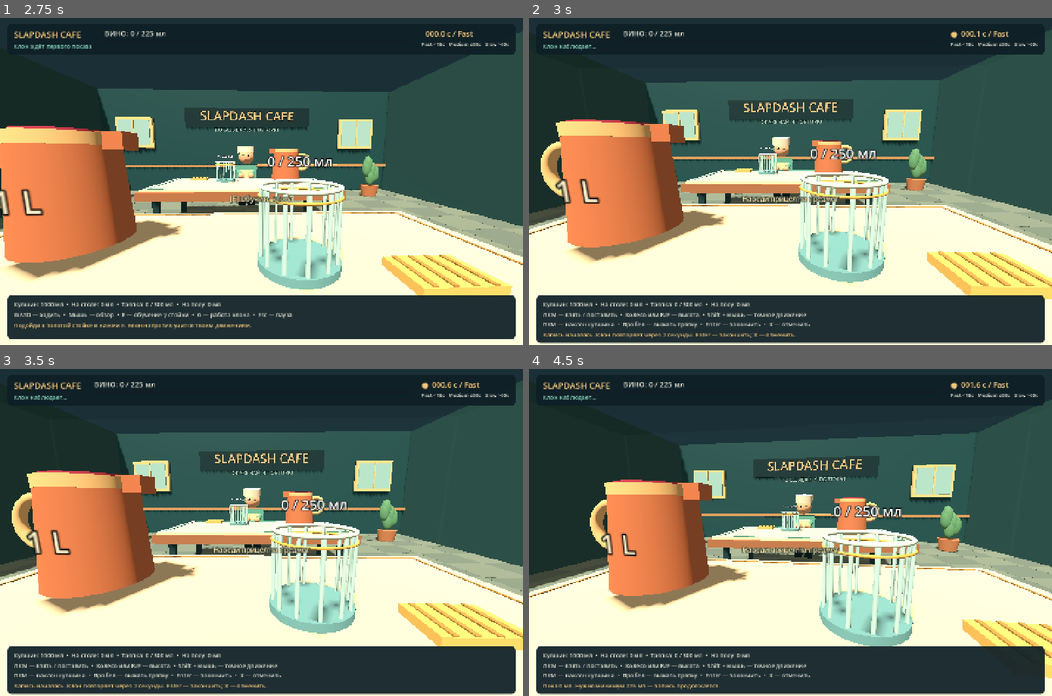
Above: before the commit, frames 1-4 (two rows, left to right).
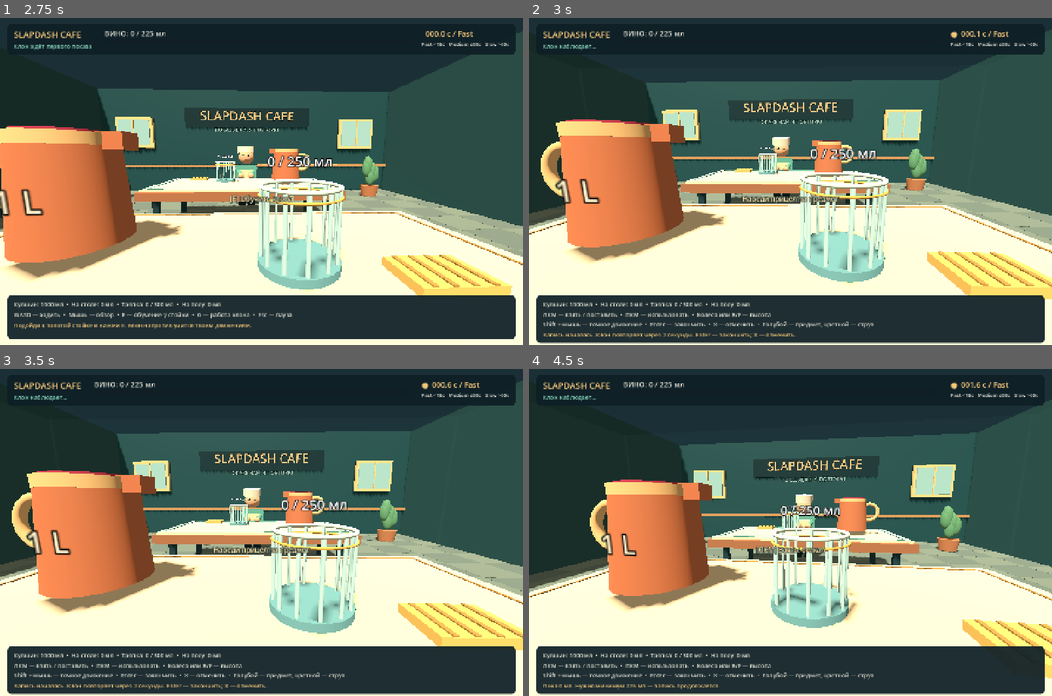
Above: after the commit, the same moments.

Repository: cubatorstvo/slapdash-cafe
Game: Godot game, scene res://scenes/cafe.tscn
The game is run twice, just before and just after one commit, with the same random seed, the same clock (stepped at 60 frames per second) and the same inputs.
Inputs (mouse positions are in pixels of both pictures, inside the frame that each line leads up to):
- Up to frame 1 (2.75 s): tap Enter at 0.5 s; move the mouse to (287, 181) at 0.52 s; hold Shift 0.53-1.28 s; hold W from 0.53 s (still down); click (287, 181) at 0.67 s; tap Space at 0.77, 0.8, 1.07, 1.35, 1.52, 1.82, 2.3 s; move the mouse to (235, 181) at 1.27 s; click (235, 181) at 1.42 s; tap Shift at 1.55 s; move the mouse to (271, 174) at 2.02 s; hold Shift from 2.03 s (still down); click (271, 174) at 2.17 s
- Up to frame 2 (3 s): keep holding W; move the mouse to (785, 188) at 2.77 s; release Shift at 2.78 s; tap E at 2.85 s; click (785, 188) at 2.92 s
- Up to frame 3 (3.5 s): keep holding W; tap Space at 3.02, 3.32 s; tap Shift at 3.05 s
- Up to frame 4 (4.5 s): keep holding W; move the mouse to (827, 535) at 3.52 s; hold Space 3.53-4.28 s; tap Enter at 3.6 s; click (827, 535) at 3.67 s; move the mouse to (748, 529) at 4.27 s; tap Keypad Enter at 4.35 s; click (748, 529) at 4.42 s

Frame 1 is identical in both runs. In frame 2, 0.7% of the frame differs, in the area x 2-66%, y 90-95%; in frame 3, 0.7%; in frame 4, 7.7%, in the area x 2-75%, y 41-95%.

Commit message:
Smooth held-item motion at table edges, add position guides and unify RMB use

Diff:
--- a/scripts/cafe.gd
+++ b/scripts/cafe.gd
@@ -9,6 +9,7 @@
 const SAVE_PATH := "user://fps_station_recording.json"
 const TICK := 1.0 / 60.0
 const DELAY_TICKS := 120
+const ITEM_MOVE_SPEED := 6.0
 const ITEM_NAMES := {"jug": "кувшин", "cup": "стакан", "rag": "тряпка"}
 
 var live := Model.new()
@@ -32,7 +33,7 @@
 var cycle_time := 0.0
 var session_paused := false
 var precision_active := false
-var grip_offset := Vector2.ZERO
+var grip_direction := Vector3.FORWARD
 var tick_count := 0
 var barrier_bodies: Array[StaticBody3D] = []
 var barrier_meshes: Array[MeshInstance3D] = []
@@ -165,14 +166,13 @@
 			MOUSE_BUTTON_WHEEL_UP: live.lift_held(0.08)
 			MOUSE_BUTTON_WHEEL_DOWN: live.lift_held(-0.08)
 
-func _aim_on_table() -> Variant:
-	var ray := -camera.global_basis.z
-	if ray.y > -0.035: return null
-	var plane := Plane(Vector3.UP, training.global_position.y + Model.BASE_Y)
-	var hit = plane.intersects_ray(camera.global_position, ray)
-	if hit == null or camera.global_position.distance_to(hit) > 3.4: return null
-	var local := training.to_local(hit)
-	return Vector2(local.x, local.z)
+func _held_target() -> Vector2:
+	var origin := training.to_local(camera.global_position)
+	var ray := training.global_basis.inverse() * camera.global_basis * grip_direction
+	# A shallow/upward gaze continues along the far edge instead of losing the ray.
+	var reach := maxf(origin.y - Model.BASE_Y, 0.01) / maxf(-ray.y, 0.08)
+	var point := origin + ray * reach
+	return Vector2(point.x, point.z).clamp(-Model.BOUNDS, Model.BOUNDS)
 
 func _grab(item: String) -> void:
 	if not recording or session_paused or item.is_empty(): return
@@ -180,8 +180,11 @@
 	_reanchor_grip()
 
 func _reanchor_grip() -> void:
-	var aim = _aim_on_table()
-	if aim != null and not live.held.is_empty(): grip_offset = live.get(live.held) - aim
+	if live.held.is_empty(): return
+	var point: Vector2 = live.get(live.held)
+	var anchor := training.to_global(Vector3(point.x, Model.BASE_Y, point.y))
+	# Anchor the actual item, even when the crosshair picked its handle or upper rim.
+	grip_direction = camera.global_basis.inverse() * (anchor - camera.global_position).normalized()
 
 func _move_precisely(movement: Vector2) -> void:
 	var right := training.global_basis.inverse() * camera.global_basis.x
@@ -204,12 +207,13 @@
 		precision_active = precise
 		if not live.held.is_empty():
 			if not precise:
-				var aim = _aim_on_table()
-				if aim != null: live.move_item(live.held, aim + grip_offset)
+				var current: Vector2 = live.get(live.held)
+				live.move_item(live.held, current.move_toward(_held_target(), ITEM_MOVE_SPEED * delta))
 			var lift := float(Input.is_physical_key_pressed(KEY_R)) - float(Input.is_physical_key_pressed(KEY_F))
 			live.lift_held(lift * 0.55 * delta)
-		var tipping := live.held == "jug" and Input.is_mouse_button_pressed(MOUSE_BUTTON_RIGHT)
-		live.step(delta, tipping, not tipping, Input.is_physical_key_pressed(KEY_SPACE))
+		var using_item := Input.is_mouse_button_pressed(MOUSE_BUTTON_RIGHT)
+		var tipping := live.held == "jug" and using_item
+		live.step(delta, tipping, not tipping, live.held == "rag" and using_item)
 		_capture_pose()
 		frames.append(live.snapshot())
 		elapsed = frames.size() * TICK
@@ -335,15 +339,18 @@
 	hud.controls.text = "WASD — ходить  •  Мышь — обзор  •  E — обучение у стойки  •  G — работа клона  •  Esc — пауза"
 	hud.prompt.text = "[E] Обучить клона" if can_start_recording() else ""
 	if recording:
-		hud.controls.text = "ЛКМ — взять / поставить  •  Колесо или R/F — высота  •  Shift + мышь — точное движение\nПКМ — наклон кувшина  •  Пробел — выжать тряпку  •  Enter — закончить  •  X — отменить"
+		hud.controls.text = "ЛКМ — взять / поставить  •  ПКМ — использовать  •  Колесо или R/F — высота\nShift + мышь — точное движение  •  Enter — закончить  •  X — отменить  •  Голубой — предмет, цветной — струя"
 		if live.held.is_empty():
 			var hovered: String = training.pick_item(camera)
 			hud.prompt.text = "[ЛКМ] Взять: " + ITEM_NAMES[hovered] if not hovered.is_empty() else "Наведи прицел на предмет"
 		else:
 			var height := float(live.elevations[live.held])
 			hud.prompt.text = "%s  /  Высота: %d см" % [ITEM_NAMES[live.held].capitalize(), roundi(height * 100)]
+			if live.held == "jug": hud.prompt.text += "\n[ПКМ] Наклонять и наливать"
 			if live.held == "rag":
-				hud.prompt.text += "\nОпусти к столу, чтобы вытереть" if height > 0.10 and not Input.is_physical_key_pressed(KEY_SPACE) else ""
+				hud.prompt.text += "\n[ПКМ] Выжать тряпку" if live.soaked > 0 else "\nТряпка сухая — опусти её на лужу"
+				if live.soaked > 0 and height > 0.10 and not Input.is_mouse_button_pressed(MOUSE_BUTTON_RIGHT):
+					hud.prompt.text += "\nДля вытирания опусти к столу"
 			var aim: Vector2 = live.rag if live.held == "rag" else live.spout_target()
 			if live.held in ["jug", "rag"] and aim.distance_to(live.cup) <= Model.CUP_RADIUS and not live.can_fill_at(aim, live.source_height()):
 				hud.prompt.text += "\nПодними выше края стакана: колесо ↑"
--- a/scripts/station_view.gd
+++ b/scripts/station_view.gd
@@ -14,6 +14,8 @@
 var jug_liquid: MeshInstance3D
 var stream: MeshInstance3D
 var target_ring: MeshInstance3D
+var grip_marker: Node3D
+var height_dashes: Array[MeshInstance3D] = []
 var spill_meshes: Array[MeshInstance3D] = []
 var fill_label: Label3D
 var worker: Node3D
@@ -54,11 +56,50 @@
 	ring.outer_radius = 0.18
 	target_ring = Props.shape(self, ring, Vector3.ZERO, Color("f3a963"))
 	target_ring.visible = false
+	_build_grip_marker()
 	fill_label = Props.text(self, "0 / 250 мл", Vector3(0, 2.2, 0), 20, Color("ffffff"))
 	fill_label.pixel_size = 0.004
 	fill_label.billboard = BaseMaterial3D.BILLBOARD_ENABLED
 	if production:
 		_build_worker()
+
+func _build_grip_marker() -> void:
+	grip_marker = Node3D.new()
+	add_child(grip_marker)
+	var ring := TorusMesh.new()
+	ring.inner_radius = 0.31
+	ring.outer_radius = 0.335
+	var parts: Array[MeshInstance3D] = [Props.shape(grip_marker, ring, Vector3.ZERO, Color("76d7ff"))]
+	parts.append(Props.box(grip_marker, Vector3(0.13, 0.006, 0.014), Vector3.ZERO, Color("76d7ff")))
+	parts.append(Props.box(grip_marker, Vector3(0.014, 0.006, 0.13), Vector3.ZERO, Color("76d7ff")))
+	for index in range(12):
+		var dash := Props.line(self, Vector3.ZERO, Vector3.UP, 0.008, Color("76d7ff"))
+		height_dashes.append(dash)
+		parts.append(dash)
+	for part in parts:
+		part.material_override.shading_mode = BaseMaterial3D.SHADING_MODE_UNSHADED
+		part.cast_shadow = GeometryInstance3D.SHADOW_CASTING_SETTING_OFF
+		part.visible = false
+	# Children follow the marker; dashes remain station-local at their actual heights.
+	for child in grip_marker.get_children(): child.visible = true
+	grip_marker.visible = false
+
+func _update_grip_marker(model) -> void:
+	grip_marker.visible = not is_production and not model.held.is_empty()
+	for dash in height_dashes: dash.visible = false
+	if not grip_marker.visible: return
+	var point: Vector2 = model.get(model.held)
+	grip_marker.position = Vector3(point.x, TABLE_HEIGHT + 0.025, point.y)
+	var radius_scale := 1.0 if model.held == "jug" else 0.85
+	grip_marker.scale = Vector3(radius_scale, 1, radius_scale)
+	var lift: float = model.elevations[model.held]
+	for index in range(height_dashes.size()):
+		var bottom := 0.025 + index * 0.09
+		var top := minf(bottom + 0.045, lift)
+		if top <= bottom: break
+		var dash := height_dashes[index]
+		dash.visible = true
+		Props.align_line(dash, item_point(point) + Vector3.UP * bottom, item_point(point) + Vector3.UP * top)
 
 func _build_jug() -> void:
 	jug = Node3D.new()
@@ -137,6 +178,7 @@
 	fill_label.position = cup.position + Vector3(0, 0.65, 0)
 	fill_label.text = "%d / 250 мл" % roundi(model.filled)
 	fill_label.modulate = Color("8bf1b9") if model.success() else Color("ffffff")
+	_update_grip_marker(model)
 	for mesh in spill_meshes:
 		mesh.visible = false
 	for index in range(model.puddles.size()):
--- a/tests/test_demo.gd
+++ b/tests/test_demo.gd
@@ -23,6 +23,78 @@
 	event.pressed = pressed
 	Input.parse_input_event(event)
 	Input.flush_buffered_events()
+
+func press_mouse(button: MouseButton, pressed: bool) -> void:
+	var event := InputEventMouseButton.new()
+	event.button_index = button
+	event.pressed = pressed
+	Input.parse_input_event(event)
+	Input.flush_buffered_events()
+
+func check_item_controls(game) -> void:
+	game.live.reset()
+	game.player.rotation.y = 0
+	game.camera.rotation = Vector3(-0.35, 0, 0)
+	game._grab("jug")
+	check(game._held_target().is_equal_approx(game.live.jug), "Pickup anchors the actual item without a jump")
+	game.camera.rotation.x = 0.30
+	var right_edge: Vector2
+	for angle in [-0.4, 0.4]:
+		game.player.rotation.y = angle
+		var target: Vector2 = game._held_target()
+		check(target.is_finite() and is_equal_approx(target.y, -Model.BOUNDS.y), "Looking above table keeps a finite far-edge target")
+		if angle < 0: right_edge = target
+		else: check(target.distance_to(right_edge) > 0.5, "Turning off-table moves the target along the edge")
+	for tick in range(60):
+		var before: Vector2 = game.live.jug
+		game._physics_process(DELTA)
+		check(before.distance_to(game.live.jug) <= game.ITEM_MOVE_SPEED * DELTA + 0.0001, "Off-table motion is bounded per frame")
+	check(game.live.jug.is_equal_approx(game._held_target()), "Item reaches edge while gaze remains off table")
+	game.player.rotation.y = 0
+	game.camera.rotation.x = -0.8
+	var before_return: Vector2 = game.live.jug
+	game._physics_process(DELTA)
+	check(before_return.distance_to(game.live.jug) <= game.ITEM_MOVE_SPEED * DELTA + 0.0001, "Re-entering table never teleports the item")
+	for tick in range(40): game._physics_process(DELTA)
+	check(game.live.jug.is_equal_approx(game._held_target()), "Item follows gaze back into the work area")
+	press_key(KEY_SHIFT, true)
+	game._physics_process(DELTA)
+	game._move_precisely(Vector2(40, 10))
+	var precise_position: Vector2 = game.live.jug
+	press_key(KEY_SHIFT, false)
+	game._physics_process(DELTA)
+	check(game.live.jug.is_equal_approx(precise_position), "Releasing precision preserves the new position")
+	game._refresh_views()
+	var anchor: Vector3 = game.training.grip_marker.position
+	check(game.training.grip_marker.visible and is_equal_approx(anchor.x, game.live.jug.x) and is_equal_approx(anchor.z, game.live.jug.y), "Blue marker projects the item centre")
+	check(game.training.target_ring.position.distance_to(anchor) > 0.2, "Pour target stays distinct from item centre")
+	check(game.training.height_dashes[0].visible and not game.production.grip_marker.visible, "Height guide belongs only to held player item")
+	press_mouse(MOUSE_BUTTON_RIGHT, true)
+	game._physics_process(DELTA)
+	press_mouse(MOUSE_BUTTON_RIGHT, false)
+	check(game.live.tilt > 0, "RMB uses the jug")
+	var previous_tilt: float = game.live.tilt
+	game._physics_process(DELTA)
+	check(game.live.tilt < previous_tilt, "Releasing RMB straightens the jug")
+	game.live.reset()
+	game.live.rag = game.live.cup
+	game._grab("rag")
+	game.live.lift_held(0.6)
+	game.live.soaked = 250
+	game.live.wine = 750
+	press_key(KEY_SPACE, true)
+	game._physics_process(DELTA)
+	press_key(KEY_SPACE, false)
+	check(not game.live.squeezing and game.live.filled == 0, "Space no longer activates the rag")
+	press_mouse(MOUSE_BUTTON_RIGHT, true)
+	for tick in range(160): game._physics_process(DELTA)
+	press_mouse(MOUSE_BUTTON_RIGHT, false)
+	check(game.live.success() and game.live.squeezed_total >= 225 and conserved(game.live), "RMB alone squeezes a valid serving")
+	game._physics_process(DELTA)
+	check(not game.live.squeezing, "Releasing RMB stops squeezing")
+	game.live.put_down()
+	game._refresh_views()
+	check(not game.training.grip_marker.visible and not game.training.height_dashes[0].visible, "Putting item down hides its guides")
 
 func run() -> void:
 	var save_path := "user://fps_station_recording.json"
@@ -106,7 +178,7 @@
 	local = game.training.to_local(game.player.global_position)
 	check(local.z >= 1.35, "Player cannot pass through the table")
 
-	print("[4/8] Crosshair pickup, scroll, R/F and precision look separation")
+	print("[4/8] Pickup, height, edge continuity, guides, precision and RMB actions")
 	game.player.global_position = game.training.to_global(Vector3(0, 0.02, 1.9))
 	game.camera.look_at(game.training.jug.global_position + Vector3(0, 0.4, 0))
 	check(game.training.pick_item(game.camera) == "jug", "Ray selects the jug")
@@ -132,6 +204,7 @@
 	game._physics_process(DELTA)
 	press_key(KEY_R, false)
 	check(game.live.elevations.jug > previous_lift, "R raises the item")
+	check_item_controls(game)
 
 	print("[5/8] Exact 2-second delay includes actor pose and object height")
 	game.cancel_recording()
Not shown, changed: README.md
